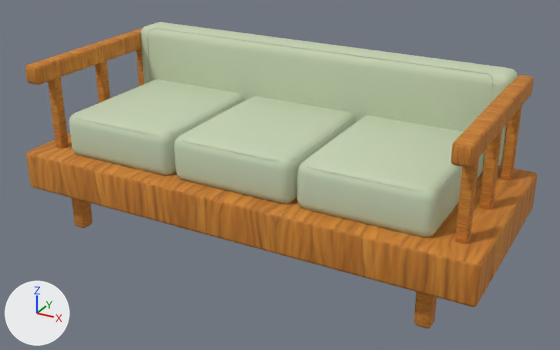
Two versions of the glTF model public/models/furniture/slat-day-sofa.glb, one commit apart.
One viewpoint serves both versions: a 50 mm camera at (1.48, -2.63, 1.61) aimed at (0.04, -0.02, 0.31). Lighting does not change. The marker at lower left points along +X, +Y and +Z. The first picture is the older version.

In view in the first picture: 'slat-day-sofa'.
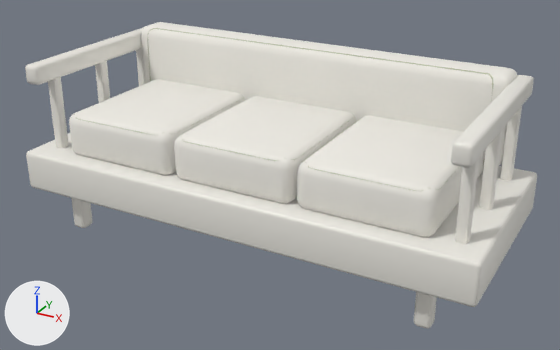
Changed parts and their boxes (x1, y1, x2, y2) in the pictures (560 x 350 px):
'slat-day-sofa', surface changed, recoloured (lighter): (25, 22, 537, 329) in both

The change in detail:
In material 'wood-honey-textured' (mat_wood_honey_textured), texture is no longer img_handpainted_honey_oak.
In material 'wood-honey-textured' (mat_wood_honey_textured), base_color is now set to (0.86, 0.84, 0.78), white #efece5.
In material 'wood-honey-textured' (mat_wood_honey_textured), roughness goes from 0.82 to 0.47.
Material 'upholstery-textured' (mat_upholstery_textured) changes colour from pale green #c5d3b3 to white #efece5; in linear values from (0.56, 0.65, 0.45) to (0.86, 0.84, 0.78).
